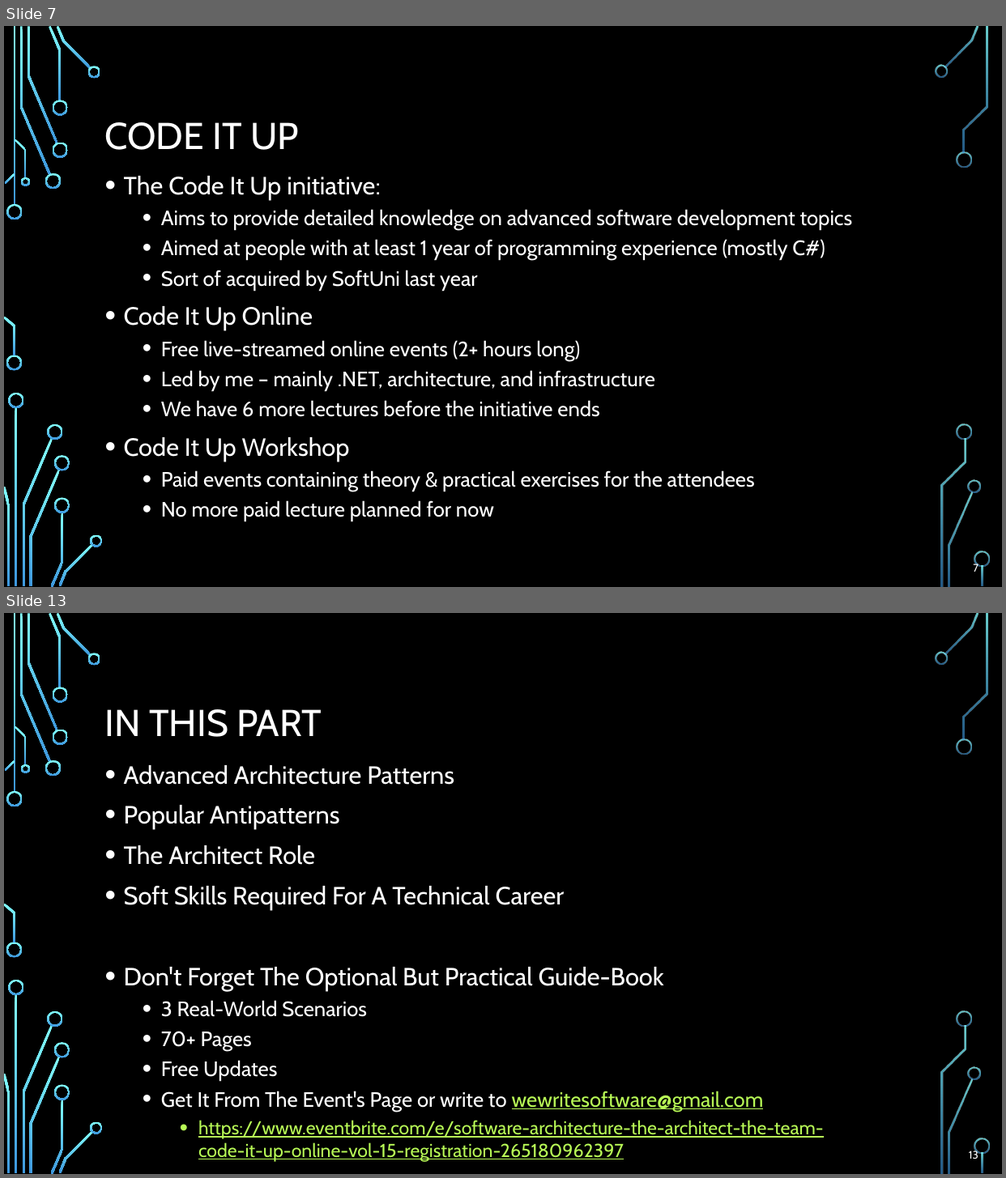
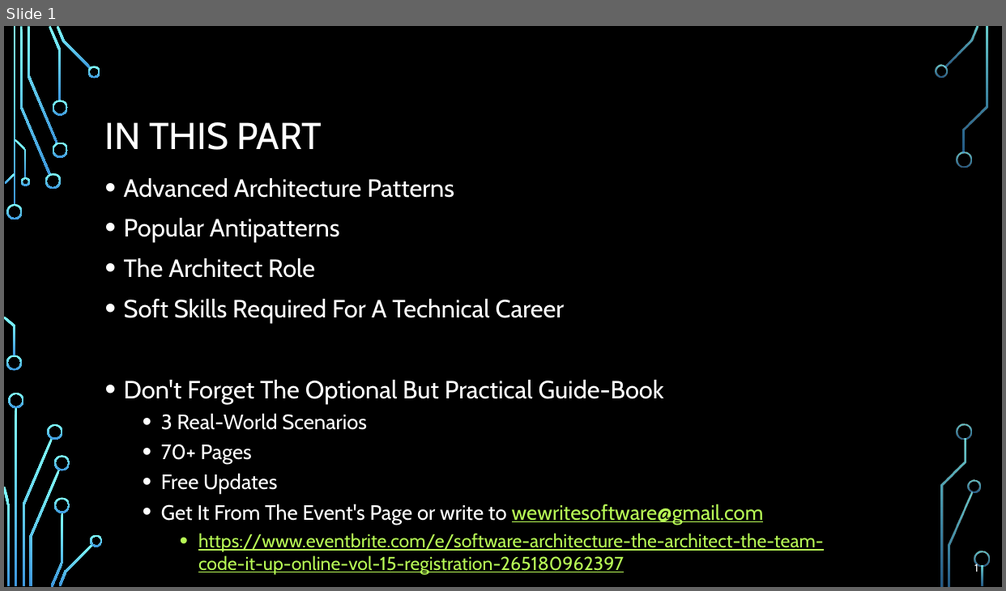
Before and after one commit to profjordanov/doctorate, a slide deck: resources/Software-Architecture-S/Presentation-Part7-The-Architect-Team.pptx. Shown one above the other, each under a label of ours: slides 7 and 13 before the commit, slide 1 after it; the slides between them are not shown. The pictures are 1006x1178 and 1006x591 pixels, drawn with LibreOffice and Linux fonts; fonts in the diff are those of the drawing; background and template pictures are left out. Boxes give left, top, right and bottom in pixels: in the first picture for what was removed or moved away, otherwise in the second. Text is boxed around its words. In the diff, an @@ line names an element or a change of style, - is before the commit and + after.

```diff
--- a/resources/Software-Architecture-S/Presentation-Part7-The-Architect-Team.pptx
+++ b/resources/Software-Architecture-S/Presentation-Part7-The-Architect-Team.pptx
@@ slide 7 removed at (4,26,1002,587), background picture (left out); not listed: 36 template elements that a slide beside it also shows @@
@@ title removed at (105,122,299,150) @@
-CODE IT UP
@@ text removed at (124,176,853,522) @@
-• The Code It Up initiative:
-  • Aims to provide detailed knowledge on advanced software development topics
-  • Aimed at people with at least 1 year of programming experience (mostly C#)
-  • Sort of acquired by SoftUni last year
-• Code It Up Online
-  • Free live-streamed online events (2+ hours long)
-  • Led by me – mainly .NET, architecture, and infrastructure
-  • We have 6 more lectures before the initiative ends
-• Code It Up Workshop
-  • Paid events containing theory & practical exercises for the attendees
-  • No more paid lecture planned for now
@@ page number removed at (973,563,978,572) @@
-7
@@ what was slide 13 is now slide 1 @@
@@ page number at (974,563,978,572): text changed @@
-13
+1
```
Also in this commit, not shown: 13 other slides removed.
